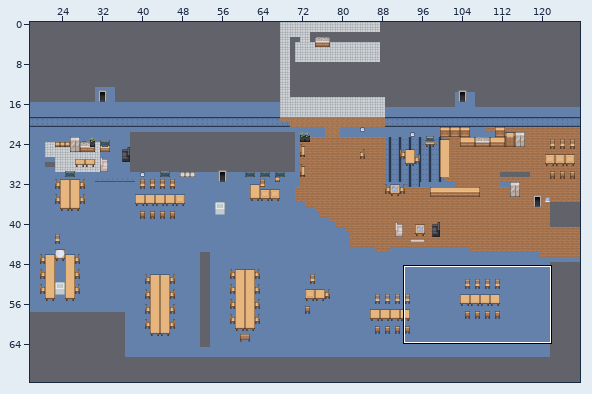
One commit to this Tiled map (JSON): static/assets/levels/webs.json. Above: a wide view before the commit, with the close-up outlined.
Close-up. Earlier state:
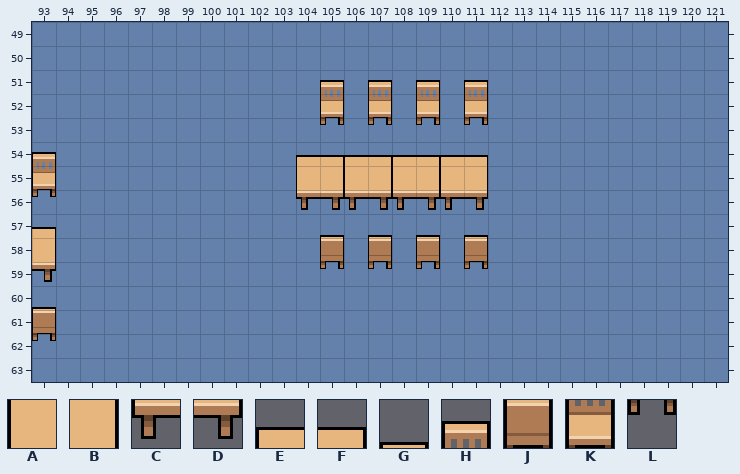
Cells are 16x16 px. Shown: x 93..121, y 49..63. The commit also changed other parts of the map, which this record leaves out. Not drawn, because the pictures are missing: unchanged layer "walls".
Key: from "indoors_2": A 150, B 151, C 227, D 228, E 298, F 299, G 302, H 306, J 376, K 380, L 450.
_ is an empty cell.
Layers that did not change in this view are not listed.
Layer "objects" before, first column x 93:
49 _____________________________
50 _____________________________
51 ____________H_H_H_H__________
52 ____________K_K_K_K__________
53 ____________L_L_L_L__________
54 H__________EFEFEFEF__________
55 K__________ABABABAB__________
56 L__________CDCDCDCD__________
57 F___________G_G_G_G__________
58 B___________J_J_J_J__________
59 D___________L_L_L_L__________
60 G____________________________
61 J____________________________
62 L____________________________
63 _____________________________
Now the later version:
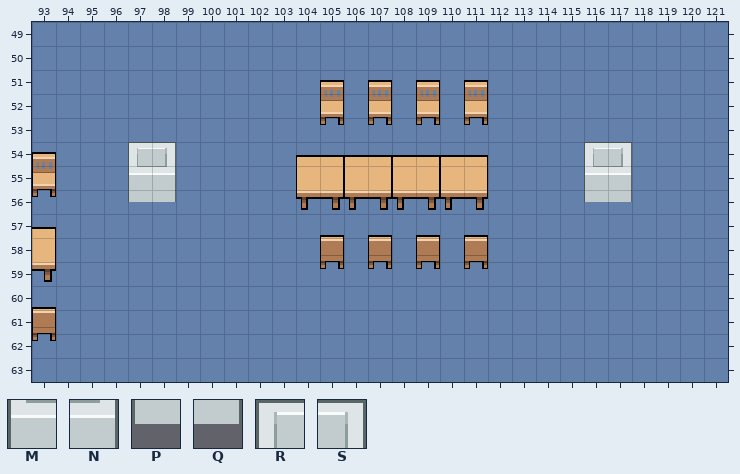
Further tiles: from "indoors_2": M 1347, N 1348, P 1421, Q 1422, R 1495, S 1496.
Changes in this commit:
Layer "objects":
y 54: x 97..98 __ -> RS; x 116..117 __ -> RS
y 55: x 97..98 __ -> MN; x 116..117 __ -> MN
y 56: x 97..98 __ -> PQ; x 116..117 __ -> PQ
